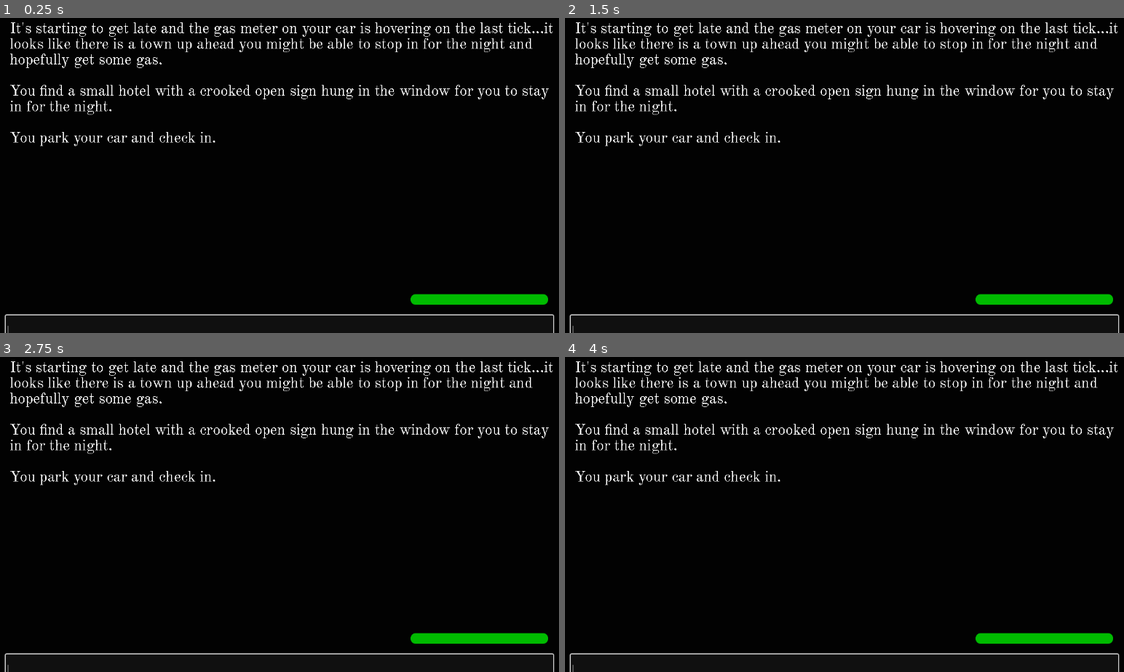
Above: before the commit, frames 1-4 (two rows, left to right).
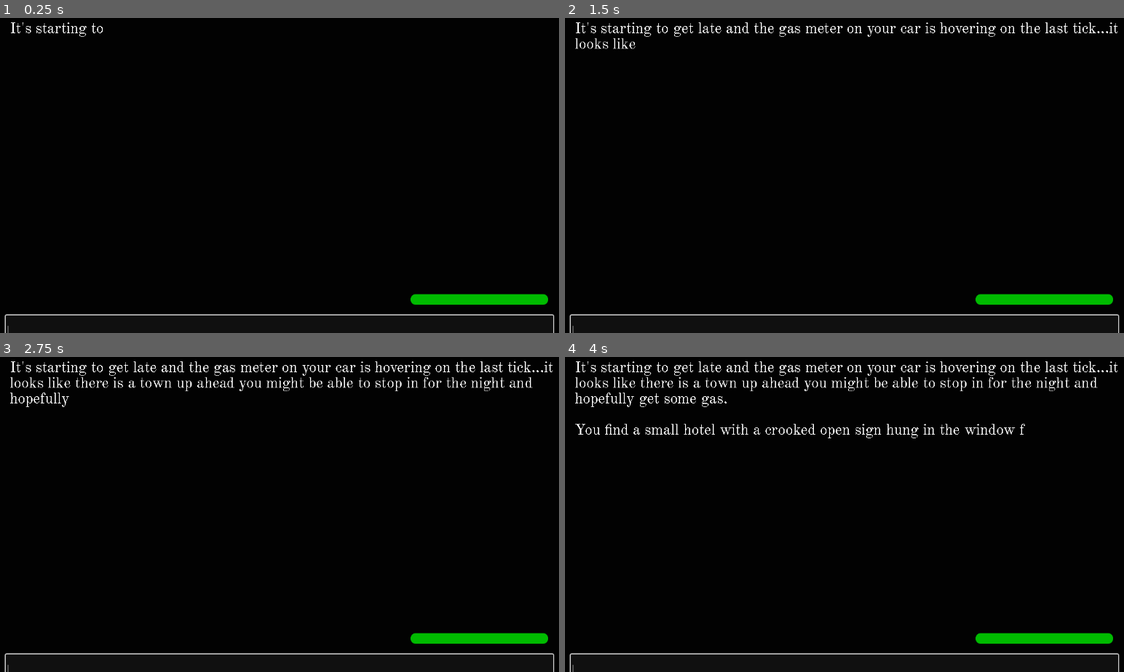
Above: after the commit, the same moments.

Repository: claramckinley/TextAdventure
Game: Godot game, scene res://main/text_adventure.tscn
The game is run twice, just before and just after one commit, with the same random seed, the same clock (stepped at 60 frames per second) and the same inputs.
Inputs:
- Up to frame 1 (0.25 s): no input
- Up to frame 2 (1.5 s): no input
- Up to frame 3 (2.75 s): no input
- Up to frame 4 (4 s): no input

The runs differ from the first frame. In frame 1, 3.6% of the frame differs, in the area x 1-99%, y 1-41%; in frame 2, 2.7%; in frame 3, 1.7%; in frame 4, 0.7%.

Commit message:
small changes

Diff:
--- a/global/locations.gd
+++ b/global/locations.gd
@@ -3,13 +3,13 @@
 
 var examine = {
 	"ROOM 428": "You are in a bleak excuse for a room. Exposed wires dangle from the ceiling around a solitary flickering bulb; the bed is small, rumpled, and covered with stained bedsheets and a pillow without a case.
-	\nTo the WEST is the door to the hallway, marks on the door frame suggesting the recent removal of a bolt,
+	\n\n\nTo the WEST is the door to the hallway, marks on the door frame suggesting the recent removal of a bolt,
 	\nTo the NORTH is a door with no handles.",
 
 	"BATHROOM": "You are in a discouraging relic of a bathroom: there is an ancient marble bowl, a tin tub, and musty wood paneling around all of the plumbing fixtures. There is a little window above the tub.
 	\nTo the SOUTH is a door with no handles.",
 
-	"MAIN ROAD": "You are on a wide road, the surface worn and cracked .
+	"MAIN ROAD": "You are on a wide road, the surface worn and cracked.
 	\nTo the EAST is your dingey hotel,
 	\nTo the WEST appears to be a dark forest, thick with trees and tall grass,
 	\nTo the SOUTH you see a town.",
@@ -21,7 +21,7 @@
 	"WILDS": "You are quite suddenly engulfed in a sea of branches and weeds. It is shockingly disorienting and it feels as though the woods are crawling over your skin.
 	\nTo the EAST you can just barely make out the edge of the road through the thicket.",
 
-	"TOWN SQUARE": "You come upon an open concourse with an unk …(146 unchanged characters)…  it has been erroded beyond recognition.\n
+	"TOWN SQUARE": "You come upon an open concourse with an unk …(146 unchanged characters)…  it has been erroded beyond recognition. The square and indeed all of the buildings surrounding it are eerliy silent, not even a breeze disturbing the stagnant air.\n
 	\nTo the WEST you see a large pillard hall hung with torn, faded tapestries,
 	\nTo the NORTH you can see the curve of the main road you came in on,
 	\nTo the SOUTHWEST is a brick building with dark windows,
@@ -141,7 +141,10 @@
 	\nTo the WEST is the large cavern",
 
 	"TEMPLE": "You scramble through the tunnel on your stomach and stand to find yourself in the confines of a temple. Anc …(352 unchanged characters)…
+	\nTo the NORTH is an arched, stone door with a large golden knob the size of your head in the center,
 	\nTo the WEST is the low tunnel",
+
+	"RITUAL ROOM": "",
 
 	"TUNNELS": "The earth has been dug out around you to a height you need to stoop to fit through, the walls are shoulder-width apart and it is pitch black. Your flashlight casts a spotlight on the dark soil around you. You can see some roots reaching through above your head.
 	\nUP is back into the hovel
--- a/global/objects.gd
+++ b/global/objects.gd
@@ -8,14 +8,15 @@
 	"SPARK PLUG": "TREE",
 	"CAR KEY": "WILDS",
 	"PISTON": "",
-	"ALTERNATOR": "DEEP TUNNELS"
+	"ALTERNATOR": "DEEP TUNNELS",
+	"KEY 428": ""
 }
 
 var examine = {
-	"KEY": "There is small key",
-	"SILVER KEY": "There is a silver key",
-	"FLASHLIGHT": "There is a normal flashlight",
-	"STRANGE TRIANGLE": "A strange triangular prism. One side has a three-pronged tooth protruding about half an inch and the other has an intricate releif of triangles.",
+	"KEY 428": "There is a hotel KEY 428.",
+	"FISH TALISMAN": "There is a FISH TALISMAN",
+	"FLASHLIGHT": "There is a normal FLASHLIGHT",
+	"STRANGE TRIANGLE": "A STRANGE TRIANGLE. One side has a three-pronged tooth protruding about half an inch and the other has an intricate releif of triangles.",
 	"BATTERY": "A compact metal box, adorned with a network of cables and terminals: the BATTERY",
 	"SPARK PLUG": "A slender metal rod crowned with a ceramic insulator: the SPARK PLUG",
 	"CAR KEY": "A ring with a set of three ordinary keys, including your house key and a small corkscrew: the CAR KEY",
@@ -42,7 +43,7 @@
 	\na SPARK PLUG,
 	\nthe ALTERNATOR,
 	\nand, though you left the car unlocked, you are missing your CAR KEYS",
-	"HOTEL": "It is a borderline dangerous-looking building car more tall than it is wide. You can see your room way up on the fourth floor and the light you left on.",
+	"HOTEL": "It is a borderline dangerous-looking building far more tall than it is wide. You can see your room way up on the fourth floor and the light you left on.",
 	"ROAD": "Its a normal asphalt road.",
 	"GREEN": "The green could have been a refreshing splash of color in the square if not for the brown knee-high overgrown weeds. 'Green' may have been generous.",
 	"STATUE": "A larger-than-life statue that once-upon-a-time stood proudly in the center of town to welcome newcomers an …(183 unchanged characters)…
@@ -52,9 +53,9 @@
 	"DISPLAY CASE": "Inside is an amulet of strange, unearthly splendor: swirling nautical carvings surround oppulent cerulean gems. The carvings are near-unintelligible, though with a curiously disturbing element you can't quite put your finger on.",
 	"CARD CATALOG": "You roll open the first drawer and start leafing through. After a few minutes of browsing you see that an entire drawer has been dedicated to 'Legends of the Sea' or so the label tells you. Another drawer is labeled 'Occult'.",
 	"BOOKS": "There are three books left on the table. 'The Other Gods', 'The Nameless City', 'A History of _____",
-	"A HISTORY": "You read: '____ was founded in 1685. Notable for its shipbuilding and the riots of 1838, the town became extremely superstitious and closed off from the world.'",
-	"THE OTHER GODS": "Much of the tome is illegibile but after flipping through some pages you find something you can make out: 'Then suddenly I saw it. With only a sli …(350 unchanged characters)…
-	"THE NAMELESS CITY": "It begins: 'When I drew nigh the Nameless City I knew it was accursed. I was travelling in a parched and terrible valley under the moon, and afar I saw it protruding uncannily above the sands as parts of a corpse may protrude from an ill-made grave.'Then you cannot make out any more.",
+	"A HISTORY": "You read: \n\n'____ was founded in 1685. Notable for its shipbuilding and the riots of 1838, the town became extremely superstitious and closed off from the rest of the world.'",
+	"THE OTHER GODS": "Much of the tome is illegibile but after flipping through some pages you find something you can make out: \n\n'Then suddenly I saw it. With only a sli …(350 unchanged characters)…
+	"THE NAMELESS CITY": "It begins: \n\n'When I drew nigh the Nameless City I knew it was accursed. I was travelling in a parched and terrible valley under the moon, and afar I saw it protruding uncannily above the sands as parts of a corpse may protrude from an ill-made grave.' \n\nThen you cannot make out any more.",
 	"SHELVES": "The shelves are tightly packed with books of all shapes, sizes, colors, and languages. It is a truly astounding collection for such a small town.",
 	"AISLES": "The aisles hold squat racks of packaging and cardboard mostly. There is not much left on them otherwise.",
 	"PACKAGING": "The packaging reveals that just about everything that was on the shelf was food and all of it is gone. You see twinkie wrappers, meat packaging, dry pasta containers, empty milk cartons...",
--- a/main/text_adventure.gd
+++ b/main/text_adventure.gd
@@ -13,6 +13,8 @@
 var monster_check = true
 var check_password = false
 var max_value = 100
+var final_chars
+var done_typing = false
 
 @export var damage = 20
 
@@ -33,8 +35,9 @@
 		var index = randi_range(0, Player.sounds.size() - 1)
 		update_display(Player.sounds[index])
 		footsteps = randi_range(5, 10)
-##	if Input.is_action_just_pressed("skip"):
-##		display_text.visible_ratio = 1
+	if Input.is_action_just_pressed("skip"):
+		print("skip")
+#		display_text.visible_characters = final_chars
 	if Player.monster_distance == 0:
 		Player.sanity = Player.sanity - damage
 		progress_bar.value = Player.sanity
@@ -43,7 +46,6 @@
 				var locations = Locations.examine.keys()
 				randomize()
 				var new_loc = locations[randi() % locations.size()]
-				print(new_loc)
 				Objects.location[key] = new_loc
 				Player.inventory.erase(key)
 
@@ -57,14 +59,13 @@
 
 func update_display(text):
 	display_text.add_text(text + "\n")
-#	var tween = create_tween()
-#	tween.tween_property(display_text, "visible_ratio", 1.0, 15)
+	final_chars = display_text.get_total_character_count() + text.length()
+	var tween = create_tween()
+	await tween.tween_property(display_text, "visible_characters", final_chars, 10).finished
 
 
 func _on_user_input_text_submitted(new_text):
 	monster_check = true
-#	if new_text == "" or new_text == null :
-#		display_text.visible_ratio = 1
 	if change_moves:
 		Player.moves = Player.moves + 1
 		Player.monster_distance = Player.monster_distance - 1
@@ -185,7 +186,6 @@
 				else:
 					generate_object_examine()
 				if target == "KEYPAD":
-					generate_object_examine()
 					check_password = true
 			else:
 				update_display("I don't know what that means")
@@ -216,16 +216,14 @@
 	elif text.contains("DROP"):
 		target = text.trim_prefix("DROP ")
 		return "DROP"
-	elif text.contains("OPEN"):
-		target = text.trim_prefix("OPEN ")
-		return "OPEN"
-	elif text.contains("CLOSE"):
-		target = text.trim_prefix("CLOSE ")
-		return "CLOSE"
 	elif text.contains("DIG"):
 		return "DIG"
 	if text.contains("HELP"):
 		return "HELP"
+	if text == "I":
+		return "INVENTORY"
+	if text == "EX":
+		return "EXAMINE"
 	if text == "N":
 		return "NORTH"
 	if text == "S":
@@ -251,10 +249,12 @@
 	display_text.push_color(Color.GREEN)
 	update_display("\n" + curr_loc + "\n")
 	display_text.push_color(Color.WHITE)
-	update_display(examine)
 	var object = Objects.location.find_key(curr_loc)
 	if object != null:
-		update_display(Objects.examine.get(object))
+		var examine_arr = examine.split("\n\n")
+		update_display(examine_arr[0] + "\n" + Objects.examine.get(object) + "\n" + examine_arr[1])
+	else:
+		update_display(examine)
 
 func generate_object_examine():
 	var examine = Objects.static_object.get(target)
--- a/main/text_adventure.tscn
+++ b/main/text_adventure.tscn
@@ -44,6 +44,7 @@
 mouse_filter = 1
 theme_override_font_sizes/normal_font_size = 30
 scroll_following = true
+visible_characters = 0
 
 [node name="UserInput" type="LineEdit" parent="."]
 unique_name_in_owner = true
--- a/project.godot
+++ b/project.godot
@@ -36,7 +36,6 @@
 
 skip={
 "deadzone": 0.5,
-"events": [Object(InputEventKey,"resource_local_to_scene":fa …(146 unchanged characters)… se,"keycode":0,"physical_keycode":4194309,"key_label":0,"unicode":0,"echo":false,"script":null)
-, Object(InputEventKey,"resource_local_to_scene":false,"resource_name":"","device":-1,"window_id":0,"alt_pressed":false,"shift_pressed":false,"ctrl_pressed":false,"meta_pressed":false,"pressed":false,"keycode":0,"physical_keycode":4194305,"key_label":0,"unicode":0,"echo":false,"script":null)
+"events": [Object(InputEventKey,"resource_local_to_scene":fa …(146 unchanged characters)… se,"keycode":0,"physical_keycode":4194305,"key_label":0,"unicode":0,"echo":false,"script":null)
 ]
 }
